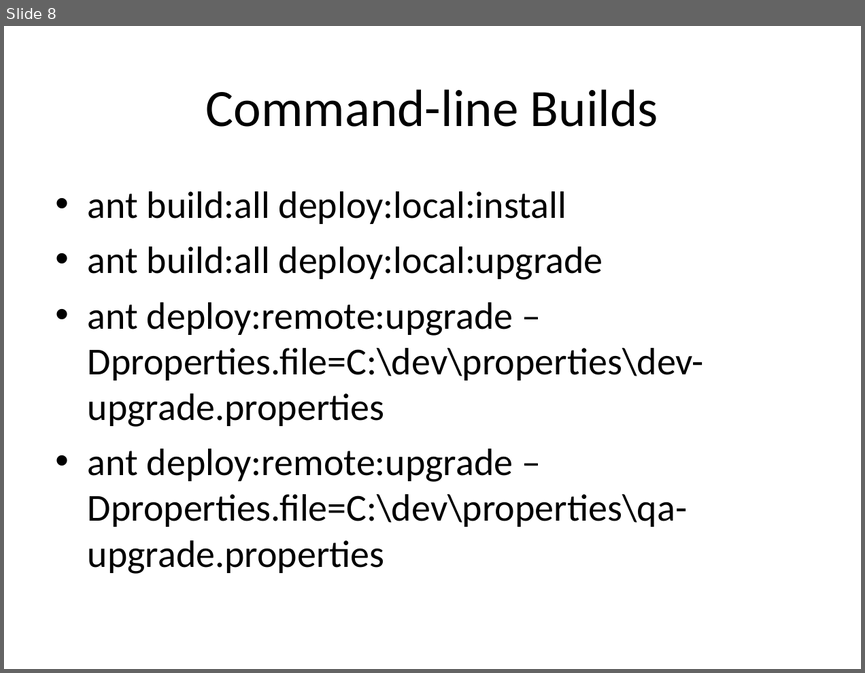
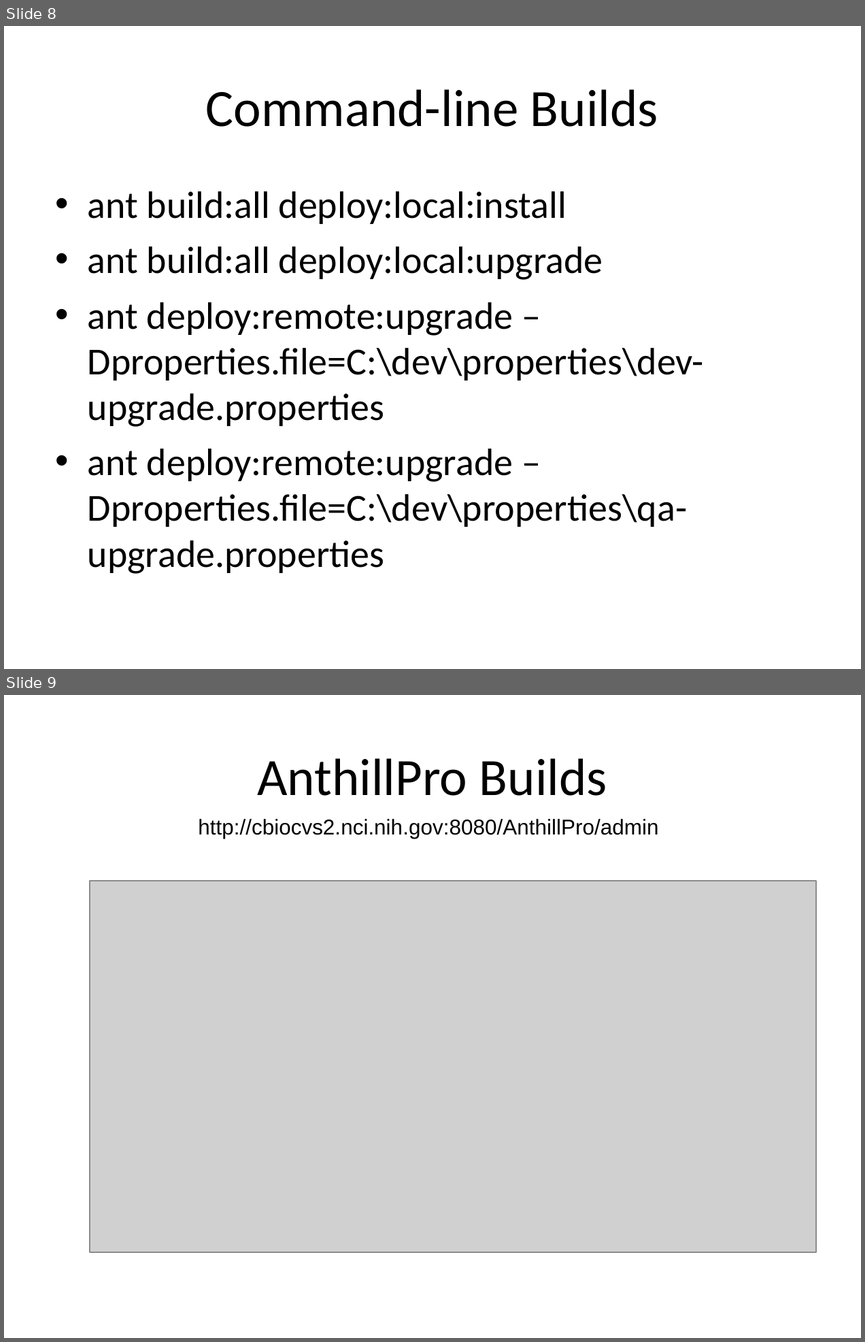
Before and after one commit to NCIP/automation, a slide deck: docs/presentations/generic-bda-training.ppt. Shown one above the other, each under a label of ours: slide 8 before the commit, slides 8 and 9 after it. The pictures are 865x673 and 865x1342 pixels, drawn with LibreOffice and Linux fonts; fonts in the diff are those of the drawing; grey boxes stand for pictures. Boxes give left, top, right and bottom in pixels: in the first picture for what was removed or moved away, otherwise in the second. Text is boxed around its words. In the diff, an @@ line names an element or a change of style, - is before the commit and + after.

```diff
--- a/docs/presentations/generic-bda-training.ppt
+++ b/docs/presentations/generic-bda-training.ppt
@@ slide 9 added at (4, 695, 861, 1338), background #FFFFFF @@
@@ title added at (257, 758, 607, 796), 44 pt, text #000000 @@
+AnthillPro Builds
@@ text added at (198, 819, 658, 838), 18 pt, text #000000 @@
+http://cbiocvs2.nci.nih.gov:8080/AnthillPro/admin
@@ picture added at (90, 881, 816, 1252) @@
```
Also in this commit, not shown: 2 slides changed, 3 other slides added, 3 slides removed.
